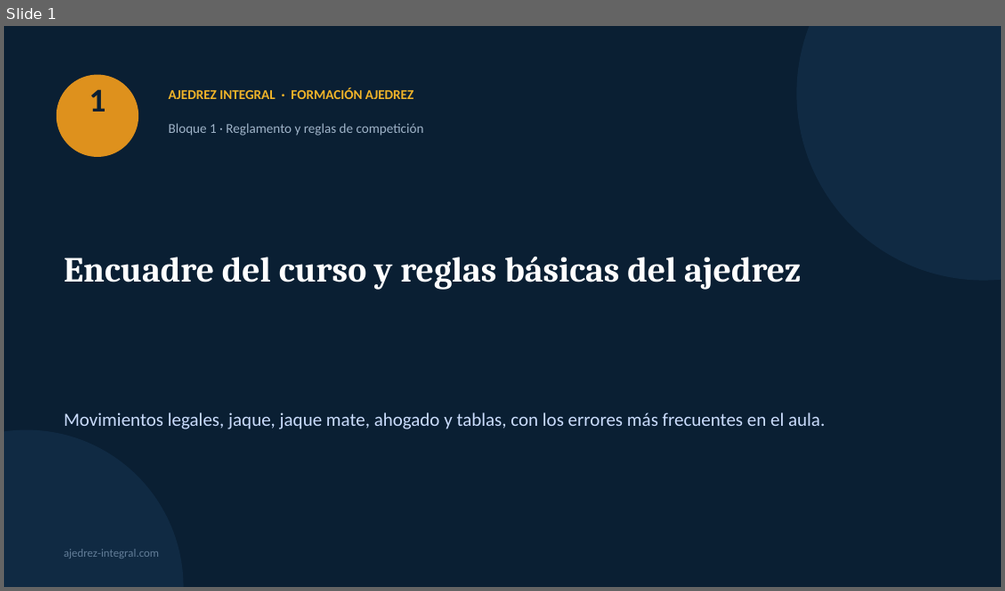
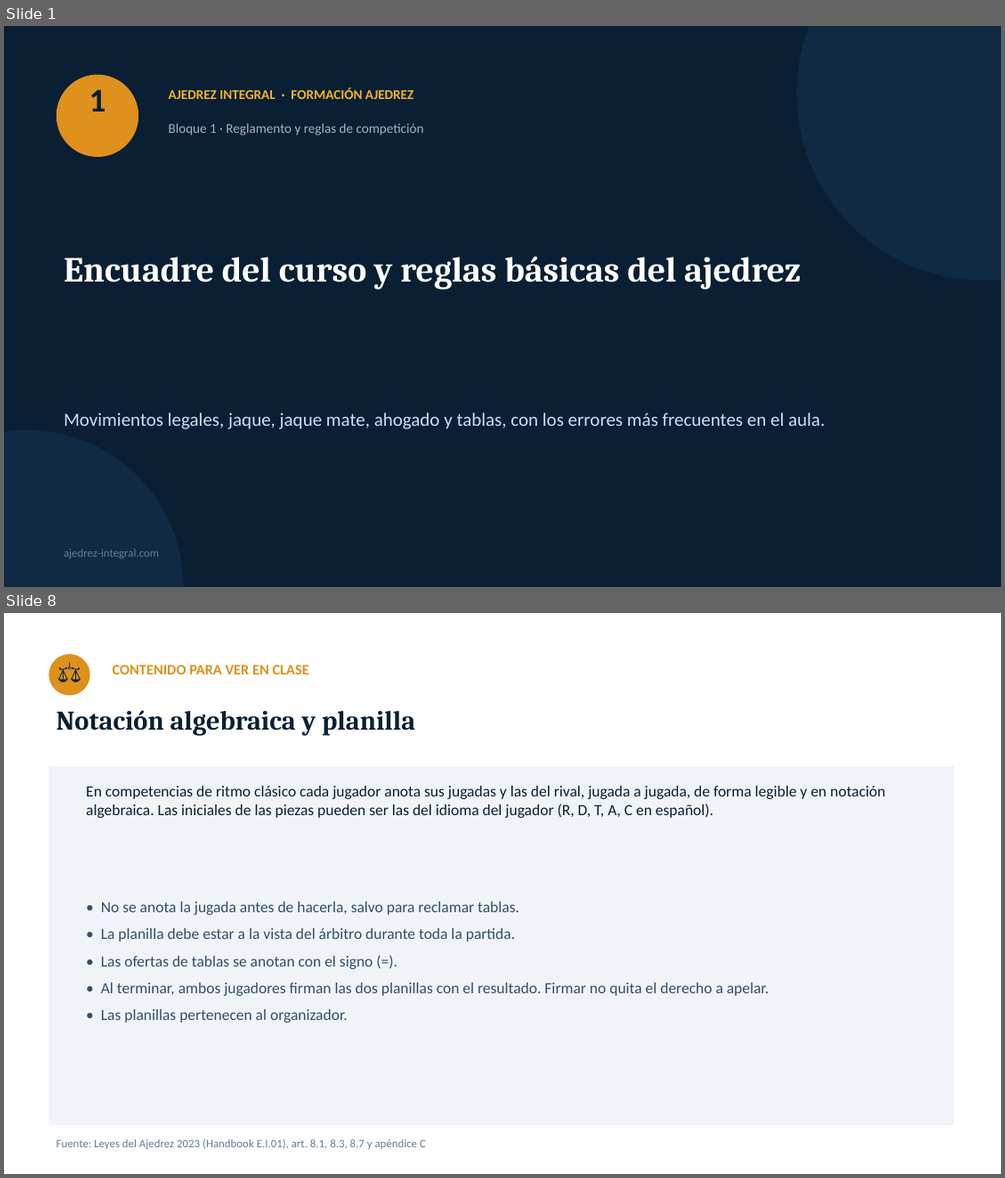
Before and after one commit to GMpupilo2026/Pagina-Completa, a slide deck: cursos/recursos/formacion-ajedrez/01-encuadre-y-reglas-basicas.pptx. Shown one above the other, each under a label of ours: slide 1 before the commit, slides 1 and 8 after it; the slides between them are not shown. The pictures are 1005x591 and 1005x1178 pixels, drawn with LibreOffice and Linux fonts; fonts in the diff are those of the drawing. Boxes give left, top, right and bottom in pixels: in the first picture for what was removed or moved away, otherwise in the second. Text is boxed around its words. In the diff, an @@ line names an element or a change of style, - is before the commit and + after.

```diff
--- a/cursos/recursos/formacion-ajedrez/01-encuadre-y-reglas-basicas.pptx
+++ b/cursos/recursos/formacion-ajedrez/01-encuadre-y-reglas-basicas.pptx
@@ slide 8 added at box(4, 613, 1001, 1174), background #FFFFFF @@
@@ ellipse added at box(48, 654, 90, 695), fill #DE911D @@
@@ text added at box(48, 654, 90, 695), 20 pt, text #0A1F33 @@
+⚖
@@ text added at box(113, 665, 309, 674), 14 pt, text #DE911D, bold @@
+CONTENIDO PARA VER EN CLASE
@@ text added at box(57, 710, 415, 735), 26 pt, text #0A1F33, bold @@
+Notación algebraica y planilla
@@ rectangle added at box(48, 766, 954, 1126), fill #F0F4F8 @@
@@ text added at box(86, 786, 885, 818), 15 pt, text #0A1F33 @@
+En competencias de ritmo clásico cada jugador anota sus jugadas y las del rival, jugada a jugada, de forma legible y en notación algebraica. Las iniciales de las piezas pueden ser las del idioma del jugador (R, D, T, A, C en español).
@@ text added at box(101, 901, 769, 1022), 15 pt, text #334E68 @@
+• No se anota la jugada antes de hacerla, salvo para reclamar tablas.
+• La planilla debe estar a la vista del árbitro durante toda la partida.
+• Las ofertas de tablas se anotan con el signo (=).
+• Al terminar, ambos jugadores firman las dos planillas con el resultado. Firmar no quita el derecho a apelar.
+• Las planillas pertenecen al organizador.
@@ text added at box(57, 1139, 426, 1149), 11 pt, text #627D98 @@
+Fuente: Leyes del Ajedrez 2023 (Handbook E.I.01), art. 8.1, 8.3, 8.7 y apéndice C
```
Also in this commit, not shown: 1 slide changed, 24 other slides added, 4 slides removed, 28 other files.
